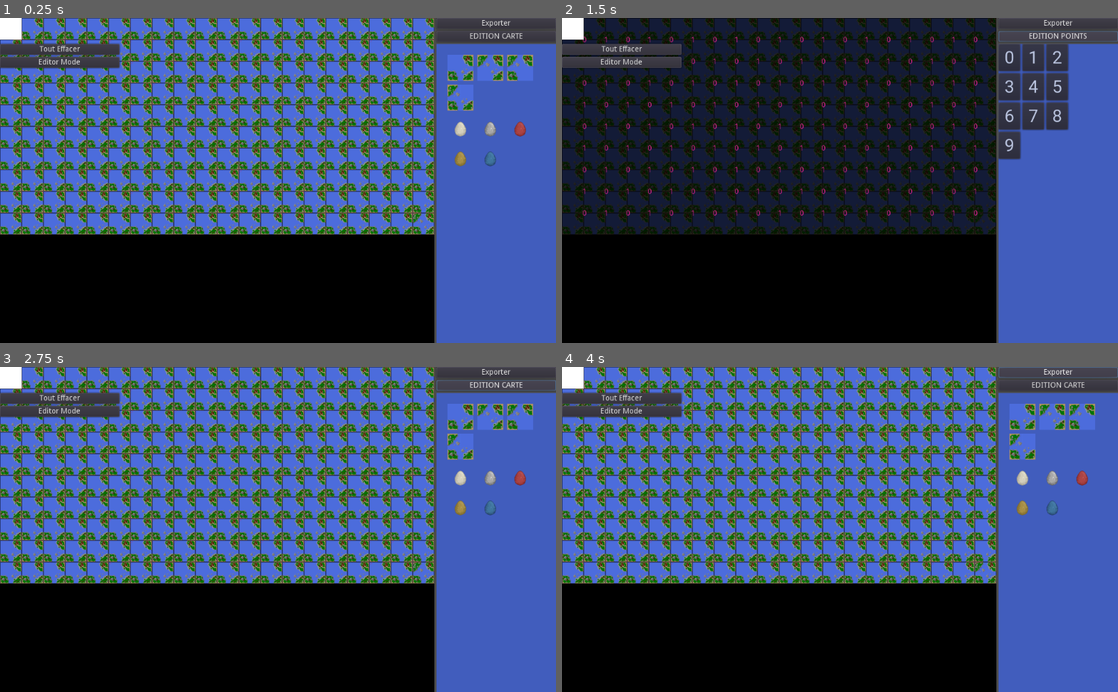
Above: before the commit, frames 1-4 (two rows, left to right).
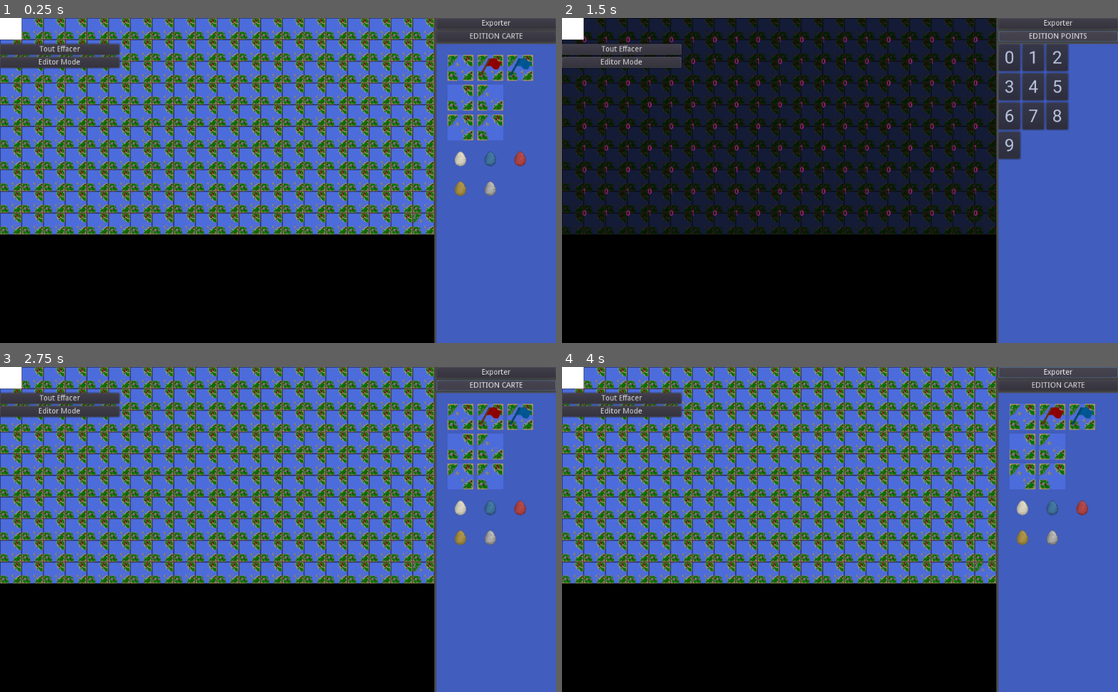
Above: after the commit, the same moments.

Repository: prologin/prologin2024
Game: Godot game, scene res://Scenes/MapEditor/MapEditor.tscn
Two runs of this game, one before a commit and one after it. Both use one fixed random seed, a clock stepped at 60 frames per second and the inputs below.
Inputs:
- Up to frame 1 (0.25 s): no input
- Up to frame 2 (1.5 s): click "Exporter" at 0.5 s; click "EDITION CARTE" at 1.25 s
- Up to frame 3 (2.75 s): click "EDITION POINTS" at 2 s
- Up to frame 4 (4 s): click "Tout Effacer" at 2.75 s; click "Exporter" at 3.5 s

The runs differ from the first frame. In frame 1, 1.9% of the frame differs, in the area x 80-96%, y 11-55%; in frame 2, nothing differs; in frame 3, 1.9%; in frame 4, 1.9%.

Commit message:
front(tiles): Reworked tile system

Diff:
--- a/gui/godot/Assets/Tileset.tres
+++ b/gui/godot/Assets/Tileset.tres
@@ -395,3 +395,31 @@
 27/shape_one_way_margin = 0.0
 27/shapes = [  ]
 27/z_index = 0
+28/name = "tilemap.png 28"
+28/texture = ExtResource( 1 )
+28/tex_offset = Vector2( 0, 0 )
+28/modulate = Color( 1, 1, 1, 1 )
+28/region = Rect2( 576, 0, 96, 96 )
+28/tile_mode = 0
+28/occluder_offset = Vector2( 0, 0 )
+28/navigation_offset = Vector2( 0, 0 )
+28/shape_offset = Vector2( 0, 0 )
+28/shape_transform = Transform2D( 1, 0, 0, 1, 0, 0 )
+28/shape_one_way = false
+28/shape_one_way_margin = 0.0
+28/shapes = [  ]
+28/z_index = 0
+29/name = "tilemap.png 29"
+29/texture = ExtResource( 1 )
+29/tex_offset = Vector2( 0, 0 )
+29/modulate = Color( 1, 1, 1, 1 )
+29/region = Rect2( 672, 0, 96, 96 )
+29/tile_mode = 0
+29/occluder_offset = Vector2( 0, 0 )
+29/navigation_offset = Vector2( 0, 0 )
+29/shape_offset = Vector2( 0, 0 )
+29/shape_transform = Transform2D( 1, 0, 0, 1, 0, 0 )
+29/shape_one_way = false
+29/shape_one_way_margin = 0.0
+29/shapes = [  ]
+29/z_index = 0
--- a/gui/godot/Scenes/MapEditor/MapEditor.tscn
+++ b/gui/godot/Scenes/MapEditor/MapEditor.tscn
@@ -136,7 +136,6 @@
 filters = PoolStringArray( "*.json" )
 
 [node name="AigleDialog" type="ConfirmationDialog" parent="Popups"]
-visible = true
 margin_left = 197.0
 margin_top = 154.0
 margin_right = 594.0
--- a/gui/godot/Scripts/Game/Constants.gd
+++ b/gui/godot/Scripts/Game/Constants.gd
@@ -58,9 +58,9 @@
 	VILLAGE_J1, # TODO : Village custom
 	VILLAGE_J2,
 	NORD_OUEST,
-	NORD_EST,
 	SUD_OUEST,
 	SUD_EST,
+	NORD_EST,
 	OEUF_BLANC,
 	OEUF_GRIS,
 	OEUF_ROUGE,
--- a/gui/godot/Scripts/Scenes/MapEditor/BGSelector.gd
+++ b/gui/godot/Scripts/Scenes/MapEditor/BGSelector.gd
@@ -5,18 +5,22 @@
 
 
 func _ready():
+	var viewer : Viewer = get_tree().current_scene.find_node("Viewer")
+
 	clear()
+
 	# Put item list
 	var items = [
-		[1, 2, 3],
-		[4],
-		[5, 6, 7],
-		[8, 9],
+		[Constants.TypeCase.VILLAGE, Constants.TypeCase.VILLAGE_J1, Constants.TypeCase.VILLAGE_J2],
+		[Constants.TypeCase.NORD_OUEST, Constants.TypeCase.NORD_EST],
+		[Constants.TypeCase.SUD_OUEST, Constants.TypeCase.SUD_EST],
+		[Constants.TypeCase.OEUF_BLANC, Constants.TypeCase.OEUF_BLEU, Constants.TypeCase.OEUF_ROUGE],
+		[Constants.TypeCase.OEUF_JAUNE, Constants.TypeCase.OEUF_GRIS],
 	]
 	for y in len(items):
 		var row = items[y]
 		for x in len(row):
-			set_cell(x, y, row[x])
+			set_cell(x, y, viewer.case2tile[row[x]])
 
 
 func _input(event):
--- a/gui/godot/Scripts/Scenes/Viewer.gd
+++ b/gui/godot/Scripts/Scenes/Viewer.gd
@@ -18,9 +18,9 @@
 const tiles = [
 	Constants.TypeCase.VILLAGE,
 	Constants.TypeCase.NORD_OUEST,
+	Constants.TypeCase.SUD_OUEST,
+	Constants.TypeCase.SUD_EST,
 	Constants.TypeCase.NORD_EST,
-	Constants.TypeCase.SUD_EST,
-	Constants.TypeCase.SUD_OUEST,
 	Constants.TypeCase.OEUF_BLANC,
 	Constants.TypeCase.OEUF_GRIS,
 	Constants.TypeCase.OEUF_ROUGE,
@@ -44,6 +44,8 @@
 	Constants.TypeCase.PONT_2_SUD_OUEST,
 	Constants.TypeCase.PONT_2_SUD_EST,
 	Constants.TypeCase.PONT_2_NORD_EST,
+	Constants.TypeCase.VILLAGE_J1,
+	Constants.TypeCase.VILLAGE_J2,
 ]
 
 # Type case 2 tile id
Binary file changed: gui/godot/Assets/tilemap.png
